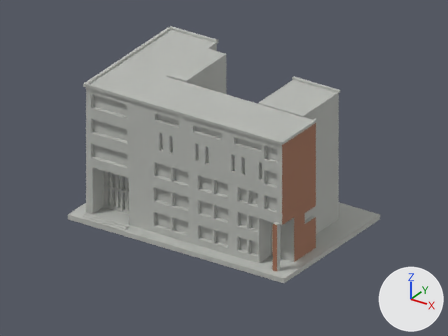
What one commit did to the Blender file 國立臺北教育大學/臺北校區/buildings/ntue-audiovisual/scene.blend.
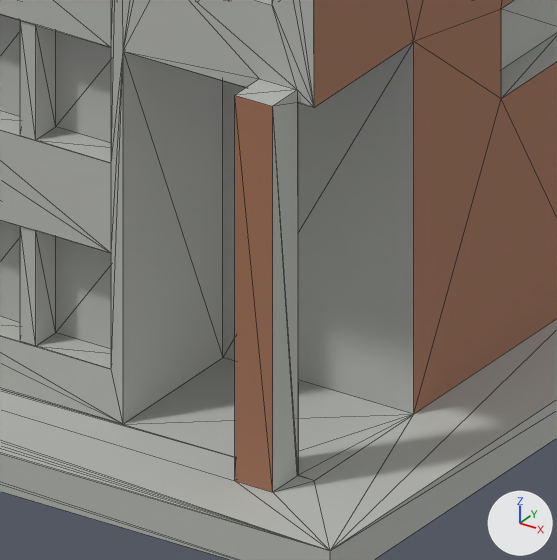
There are two pictures of each version: one from the file's camera 'Camera', one close up on the part from 55% to 70% of the width and 63% to 83% of the height. Every picture has the same lights, and +X, +Y and +Z are marked at lower right. The first two pictures are the older version. The close-ups show mesh edges as thin lines.

Names of what the first close-up shows: 'NTUE Audiovisual partial color'.
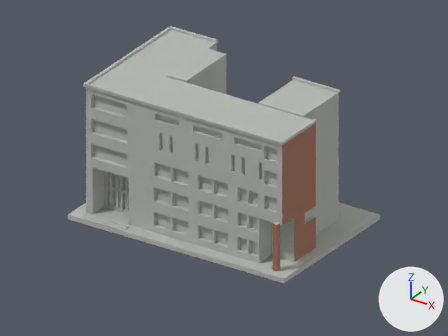
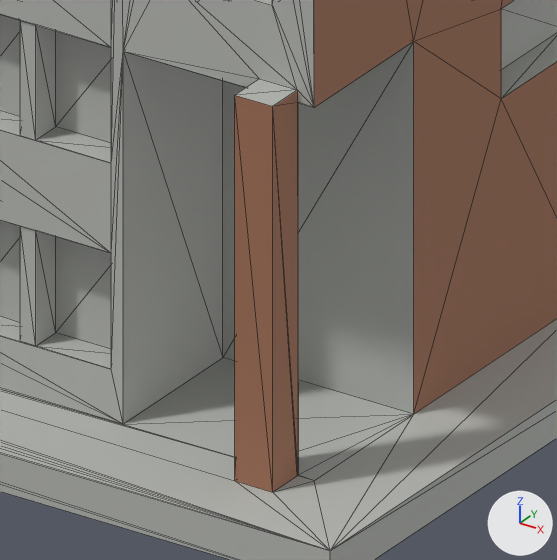
Location of each change, (x1, y1, x2, y2) in pixels of the close-ups (557 x 560 px):
part 1 of me_validated_printable_mesh, recoloured (grey to brown): (273, 91, 298, 492) in both

The change, as a diff of the scene's bpy script:
```diff
--- a/國立臺北教育大學/臺北校區/buildings/ntue-audiovisual/scene.blend.py
+++ b/國立臺北教育大學/臺北校區/buildings/ntue-audiovisual/scene.blend.py
@@ me_validated_printable_mesh @@
 me_validated_printable_mesh.from_pydata(...)  # 590 vertices, 1216 faces; spans x -75.0..75.0, y -50.0..50.0, z 0.0..86.0
 # used by ob_ntue_audiovisual_partial_color; location = (0.0, 0.0, 0.0)
+# me_validated_printable_mesh part 1: 5 of the faces centred in x 67.0, y -44.0..-41.0, z 13.0..33.0 switch from mat_unverified_main_walls_entrance_windows_roofs_neutral (grey #b8bab5) to mat_observed_right_wall_and_independent_front_pier_muted_brick (brown #a47258)
```
